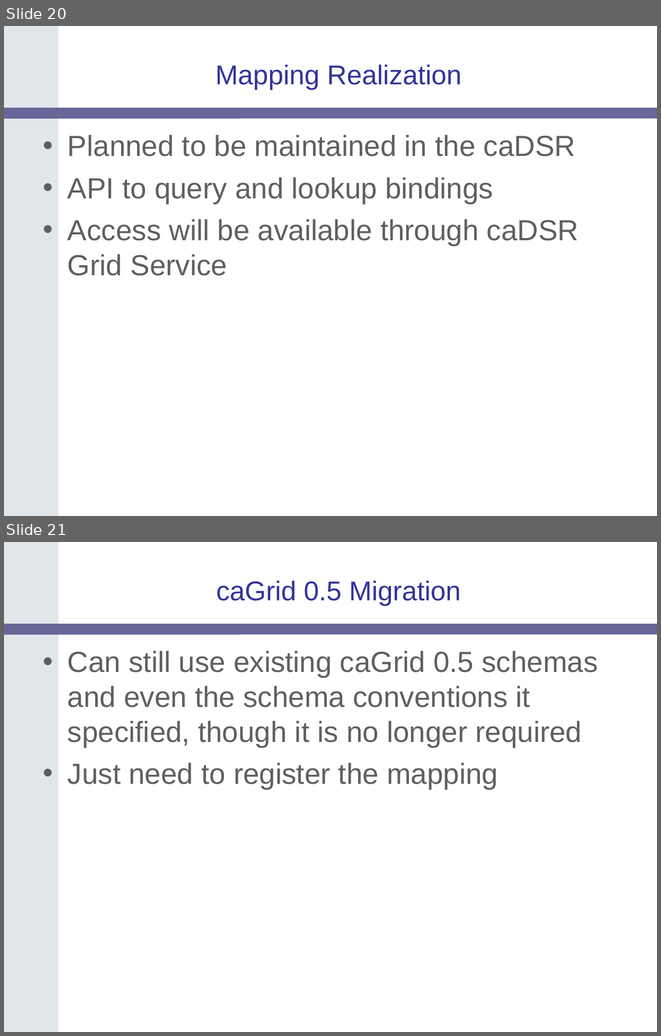
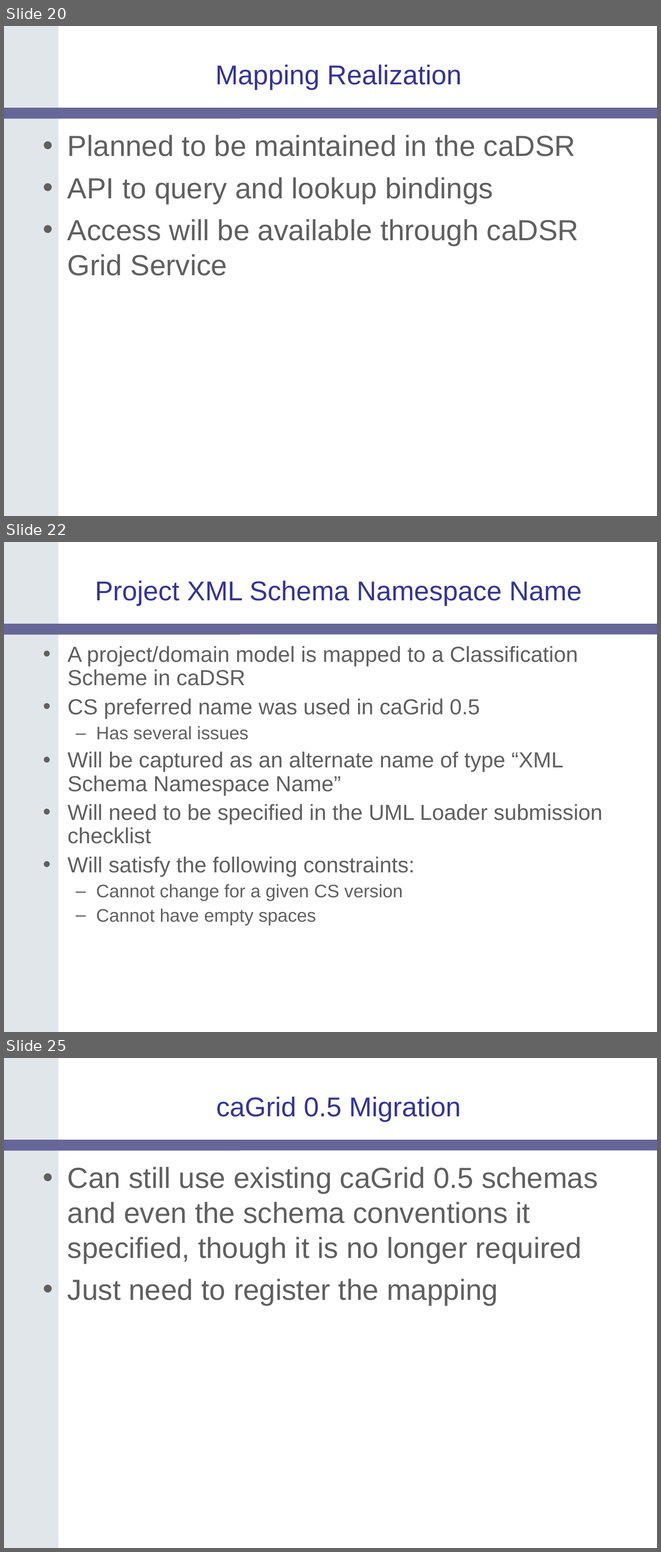
Before and after one commit to NCIP/cagrid-portal, a slide deck: cagrid-1-0/Documentation/presentations/200607_VCDE_ARCH/caGrid-1.0_Beta_Metadata.ppt. Shown one above the other, each under a label of ours: slides 20 and 21 before the commit, slides 20, 22 and 25 after it; the slides between them are not shown. The pictures are 661x1036 and 661x1552 pixels, drawn with LibreOffice and Linux fonts; fonts in the diff are those of the drawing; background and template pictures are left out. Boxes give left, top, right and bottom in pixels: in the first picture for what was removed or moved away, otherwise in the second. Text is boxed around its words. In the diff, an @@ line names an element or a change of style, - is before the commit and + after.

```diff
--- a/cagrid-1-0/Documentation/presentations/200607_VCDE_ARCH/caGrid-1.0_Beta_Metadata.ppt
+++ b/cagrid-1-0/Documentation/presentations/200607_VCDE_ARCH/caGrid-1.0_Beta_Metadata.ppt
@@ slide 22 added at bbox=[4, 542, 657, 1032], background #FFFFFF; not listed: 2 template elements that a slide beside it also shows @@
@@ title added at bbox=[95, 581, 582, 606], 30 pt, text #333399 @@
+Project XML Schema Namespace Name
@@ text added at bbox=[68, 646, 602, 925], 24 pt, text #5F5F5F @@
+• A project/domain model is mapped to a Classification Scheme in caDSR
+• CS preferred name was used in caGrid 0.5
+  – Has several issues
+• Will be captured as an alternate name of type “XML Schema Namespace Name”
+• Will need to be specified in the UML Loader submission checklist
+• Will satisfy the following constraints:
+  – Cannot change for a given CS version
+  – Cannot have empty spaces
@@ what was slide 21 is now slide 25 @@
```
Also in this commit, not shown: 9 slides changed, 3 other slides added, 1 other file.
